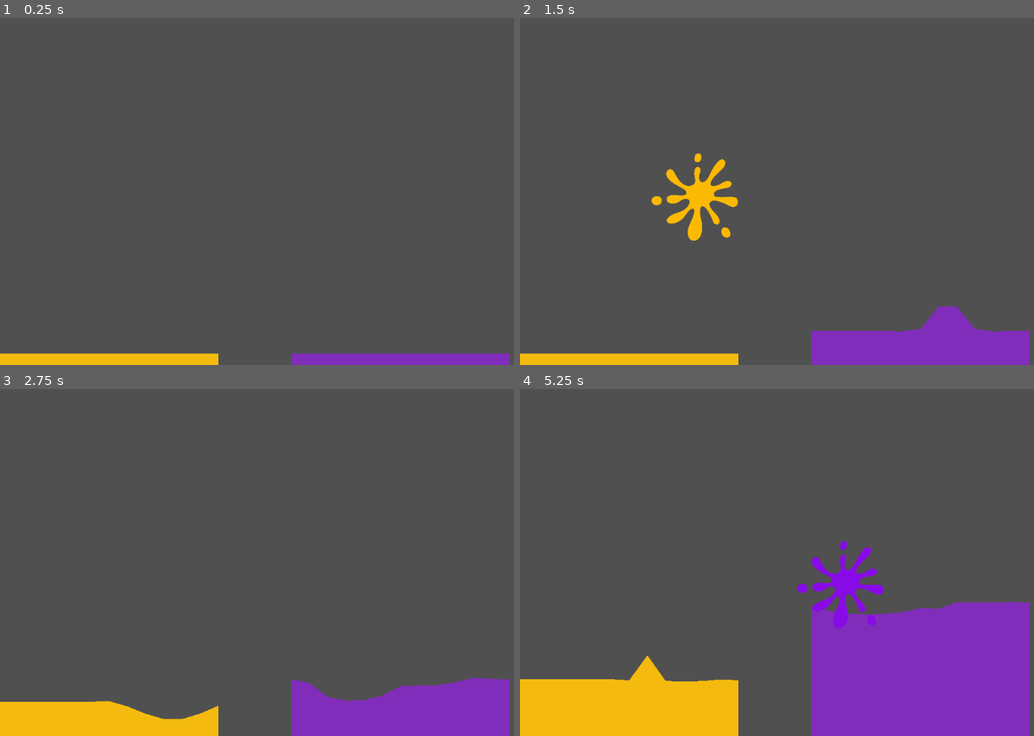
Above: before the commit, frames 1-4 (two rows, left to right).
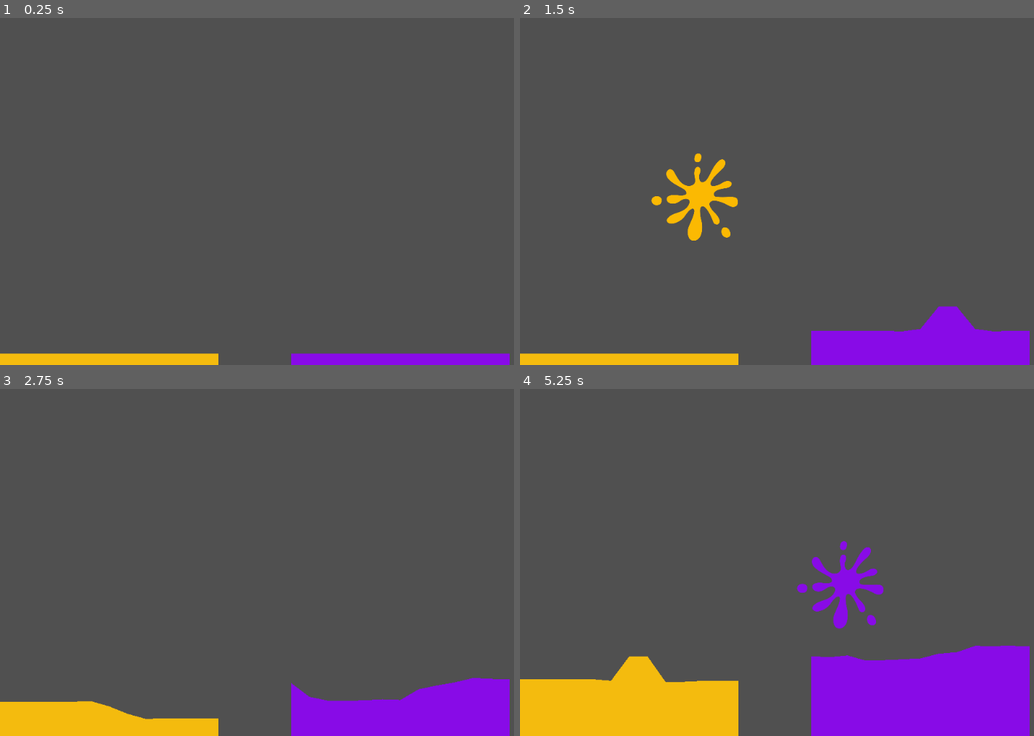
Above: after the commit, the same moments.

Repository: jandarm/Splatt
Game: Godot game, scene res://Main.tscn
The game is run twice, just before and just after one commit, with the same random seed, the same clock (stepped at 60 frames per second) and the same inputs.
Inputs (mouse positions are in pixels of both pictures, inside the frame that each line leads up to):
- Up to frame 1 (0.25 s): no input
- Up to frame 2 (1.5 s): tap Enter at 0.5 s; move the mouse to (941, 125) at 0.52 s; press the mouse at (941, 125) at 0.53 s; move the mouse to (694, 167) at 1.27 s; release the mouse at (694, 167) at 1.28 s; click (694, 167) at 1.35 s
- Up to frame 3 (2.75 s): move the mouse to (349, 420) at 2.02 s; press the mouse at (349, 420) at 2.03 s
- Up to frame 4 (5.25 s): move the mouse to (782, 604) at 2.77 s; release the mouse at (782, 604) at 2.78 s; click (782, 604) at 2.85 s; move the mouse to (987, 583) at 3.52 s; press the mouse at (987, 583) at 3.53 s; move the mouse to (638, 451) at 4.27 s; release the mouse at (638, 451) at 4.28 s; click (638, 451) at 4.35 s; move the mouse to (838, 517) at 5.02 s; press the mouse at (838, 517) at 5.03 s

The runs differ from the first frame. In frame 1, 1.4% of the frame differs, in the area x 56-100%, y 96-100%; in frame 2, 4.7%; in frame 3, 6.2%; in frame 4, 16%, in the area x 14-100%, y 61-100%.

Commit message:
Added sounds
Music adapt to water level.
Music - worms blast
Sound - splatoon

Diff:
--- a/Main.gd
+++ b/Main.gd
@@ -1,6 +1,9 @@
 extends Node2D
 
 export (PackedScene) var Splatter
+onready var music_low = preload("res://Sound/IG2 Low.wav")
+onready var music_med = preload("res://Sound/IG2 Med.wav")
+onready var music_high = preload("res://Sound/IG2 HIGh.wav")
 
 var mouse_left_down = false
 var window_size
@@ -8,6 +11,11 @@
 
 var puddle_piss
 var puddle_cum
+
+var playing_pos = 0
+
+var music
+var sound
 
 func _ready():
 	puddle_piss = get_node("Piss")
@@ -18,10 +26,17 @@
 
 	puddle_piss.connect("hit", self, "hit_piss")
 	puddle_cum.connect("hit", self, "hit_cum")
+
+	music = get_node("MusicPlayer")
+	sound = get_node("SFPlayer")
+
+	music.set_stream(music_low)
+	music.play()
 	pass
 
 # warning-ignore:unused_argument
 func _process(delta):
+	maestro_music()
 	#rappid fire
 #	if mouse_left_down:
 #		if(ev.position < window_size/2):
@@ -60,6 +75,7 @@
 			new_splat.position = get_viewport().get_mouse_position()
 			new_splat.change_tint("yellow")
 			add_child(new_splat)
+			sound.play()
 			#take care of scaling!!!!!!!!
 			#new_splat.get_node("Sprite").scale = Vector2((OS.get_window_size().x / 10) * 0.003, (OS.get_window_size().y / 10) * 0.003)
 		elif(ev.position >= window_size/2):
@@ -67,6 +83,7 @@
 			new_splat.position = get_viewport().get_mouse_position()
 			new_splat.change_tint("purple")
 			add_child(new_splat)
+			sound.play()
 
 	#for rappid fire
 #	if event is InputEventMouseButton:
@@ -75,3 +92,28 @@
 #		elif event.button_index == 1 and not event.is_pressed():
 #			mouse_left_down = false
 	pass
+
+
+func maestro_music():
+	if(puddle_piss.position.y < get_viewport().size.y/1.8):
+		if(playing_pos == 0):
+			playing_pos += 1
+			music.set_stream(music_med)
+			music.play()
+	elif(puddle_cum.position.y < get_viewport().size.y/1.8):
+		if(playing_pos == 0):
+			playing_pos += 1
+			music.set_stream(music_med)
+			music.play()
+
+	if(puddle_piss.position.y < get_viewport().size.y/4):
+		if(playing_pos == 1):
+			playing_pos += 1
+			music.set_stream(music_high)
+			music.play()
+	elif(puddle_cum.position.y < get_viewport().size.y/4):
+		if(playing_pos == 1):
+			playing_pos += 1
+			music.set_stream(music_high)
+			music.play()
+	pass
--- a/Main.tscn
+++ b/Main.tscn
@@ -1,8 +1,9 @@
-[gd_scene load_steps=4 format=2]
+[gd_scene load_steps=5 format=2]
 
 [ext_resource path="res://Main.gd" type="Script" id=1]
 [ext_resource path="res://Splatter.tscn" type="PackedScene" id=2]
 [ext_resource path="res://Water_body.tscn" type="PackedScene" id=3]
+[ext_resource path="res://Sound/inkHit05.wav" type="AudioStream" id=4]
 
 [node name="Main" type="Node2D"]
 script = ExtResource( 1 )
@@ -18,7 +19,14 @@
 position = Vector2( 512, 384 )
 
 [node name="Water_polygon" parent="Cum" index="0"]
-color = Color( 0.509804, 0.180392, 0.737255, 1 )
+color = Color( 0.537255, 0.0470588, 0.909804, 1 )
+
+[node name="MusicPlayer" type="AudioStreamPlayer" parent="."]
+bus = "Music"
+
+[node name="SFPlayer" type="AudioStreamPlayer" parent="."]
+stream = ExtResource( 4 )
+bus = "SF"
 
 [editable path="Piss"]
 
--- a/Water_body.gd
+++ b/Water_body.gd
@@ -41,7 +41,7 @@
 	var rect_position = Vector2(total_lenght/2, depth/2)
 	var rect_extents = Vector2(total_lenght/2, depth/2)
 
-	water_body_area.position.y = rect_position.y - 20
+	water_body_area.position.y = rect_position.y - 30
 	water_body_area.position.x = rect_position.x
 	rectangle.set_extents(rect_extents)
 	collisionShape.set_shape(rectangle)
--- /dev/null
+++ b/default_bus_layout.tres
@@ -0,0 +1,15 @@
+[gd_resource type="AudioBusLayout" format=2]
+
+[resource]
+bus/1/name = "Music"
+bus/1/solo = false
+bus/1/mute = false
+bus/1/bypass_fx = false
+bus/1/volume_db = 0.0
+bus/1/send = "Master"
+bus/2/name = "SF"
+bus/2/solo = false
+bus/2/mute = false
+bus/2/bypass_fx = false
+bus/2/volume_db = 0.0
+bus/2/send = "Master"
Not shown, added: Sound/IG2 HIGh.wav.import
Not shown, added: Sound/IG2 Low.wav.import
Not shown, added: Sound/IG2 Med.wav.import
Not shown, added: Sound/inkHit05.wav.import
Not shown, changed: Release/Пятна.exe
Not shown, changed: Release/Пятна.pck
Not shown, added: Sound/IG2 HIGh.mp3
Not shown, added: Sound/IG2 HIGh.wav
Not shown, added: Sound/IG2 Low.mp3
Not shown, added: Sound/IG2 Low.wav
Not shown, added: Sound/IG2 Med.mp3
Not shown, added: Sound/IG2 Med.wav
(and 1 more such lines)
